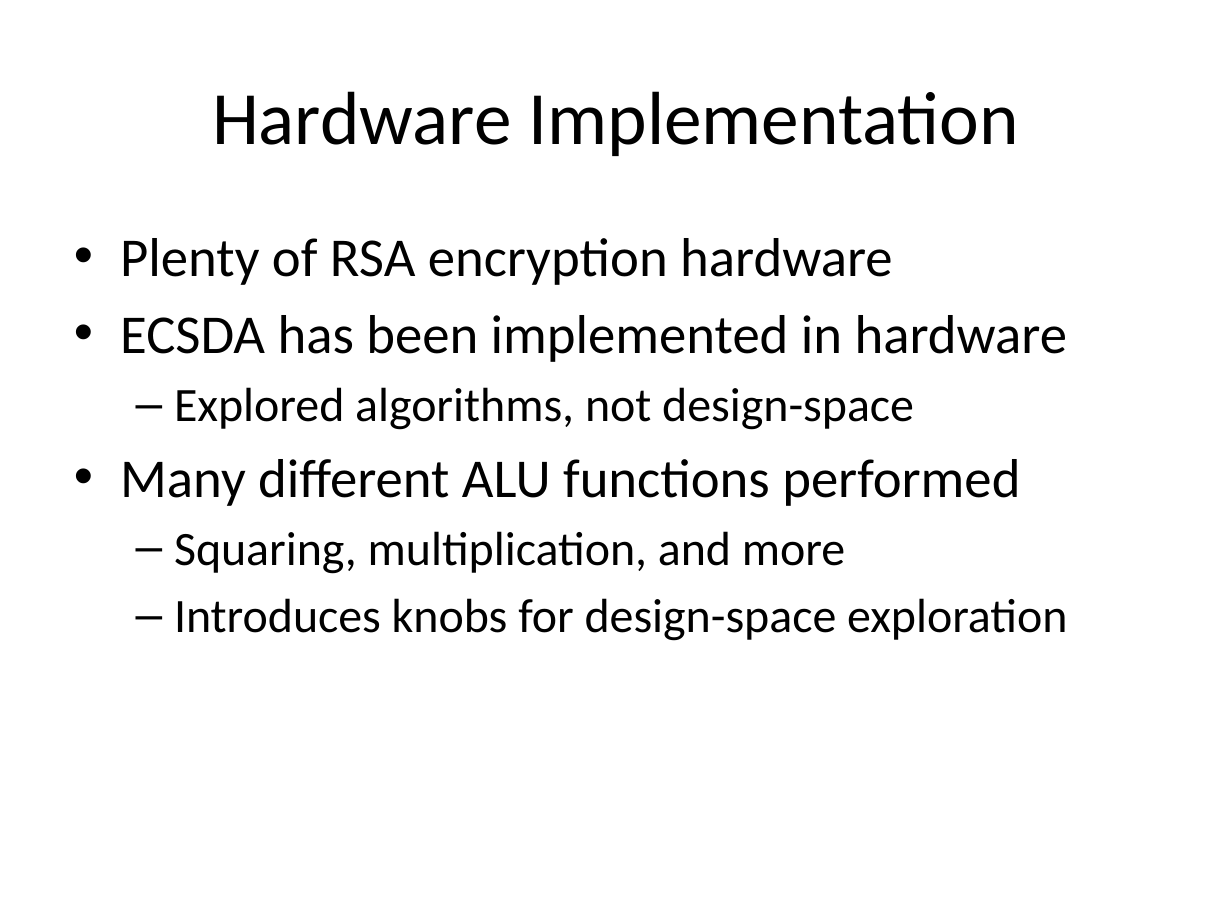
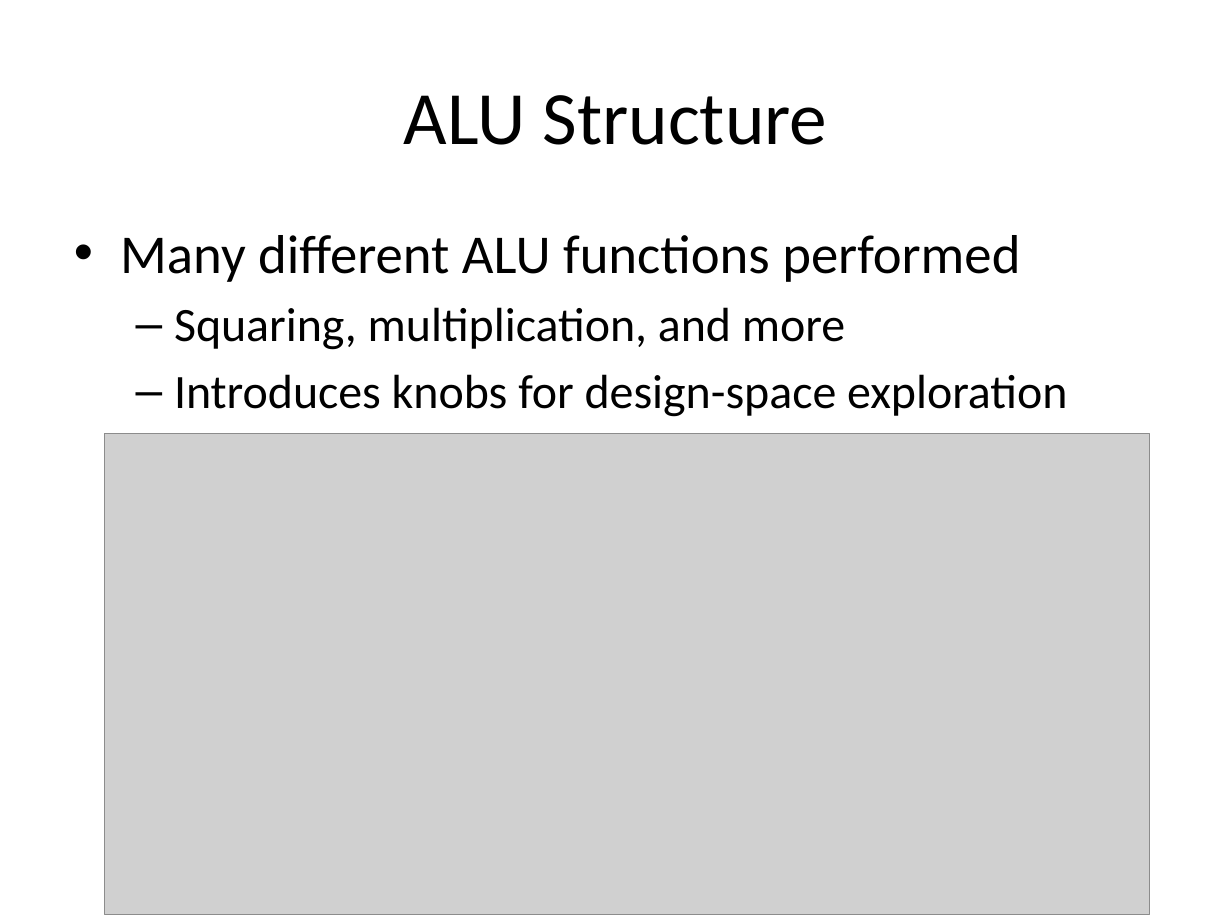
Before and after one commit to palmer-dabbelt/cs250-papers, a slide deck: slide 5 of cs250proposal.pptx. Drawn at 1232x924 pixels with LibreOffice and Linux fonts; fonts in the diff are those of the drawing; grey boxes stand for pictures. Boxes give left, top, right and bottom in pixels: in the first picture for what was removed or moved away, otherwise in the second. Text is boxed around its words. In the diff, an @@ line names an element or a change of style, - is before the commit and + after.

```diff
--- a/cs250proposal.pptx
+++ b/cs250proposal.pptx
@@ title at (404,95,828,145): text changed @@
-Hardware Implementation
+ALU Structure
@@ text at (120,238,1068,430): paragraphs removed @@
-• Plenty of RSA encryption hardware
-• ECSDA has been implemented in hardware
-  – Explored algorithms, not design-space
@@ picture added at (105,434,1149,915) @@
```
Also in this commit, not shown: 1 other slide changed, 1 slide removed.
